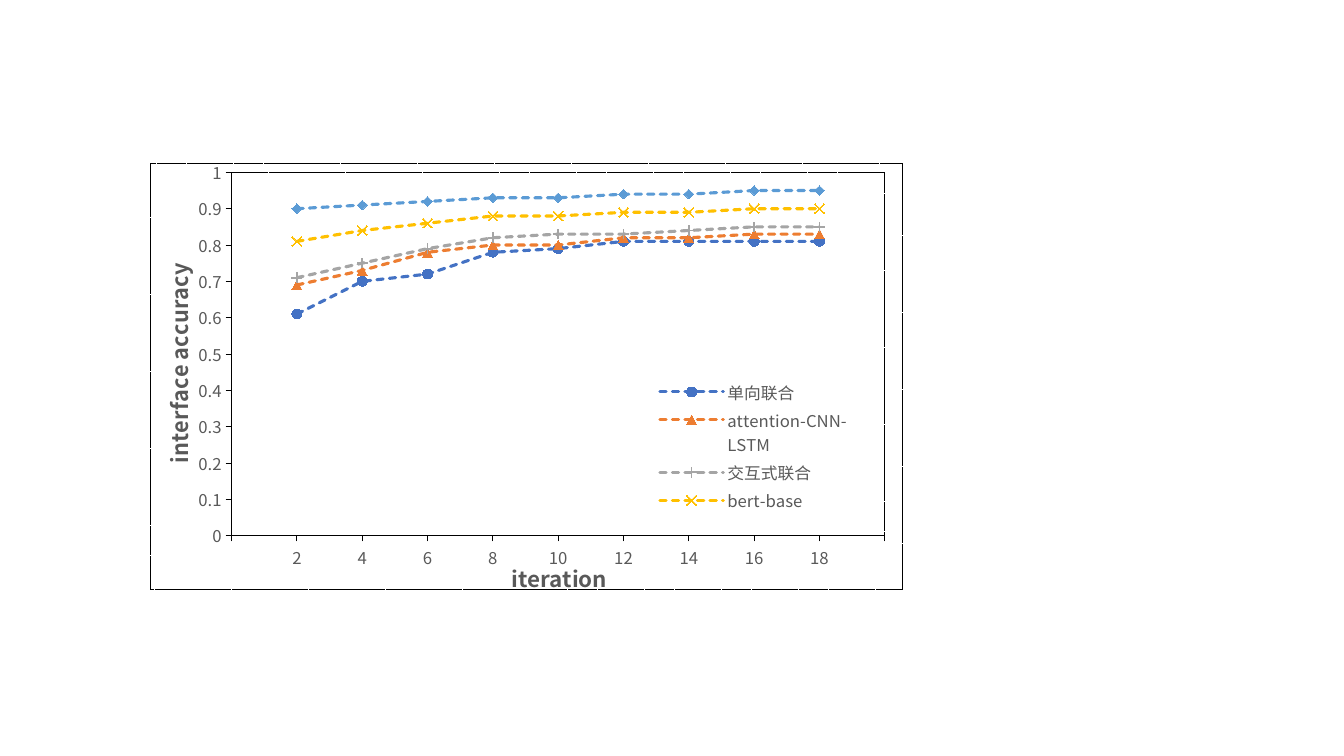
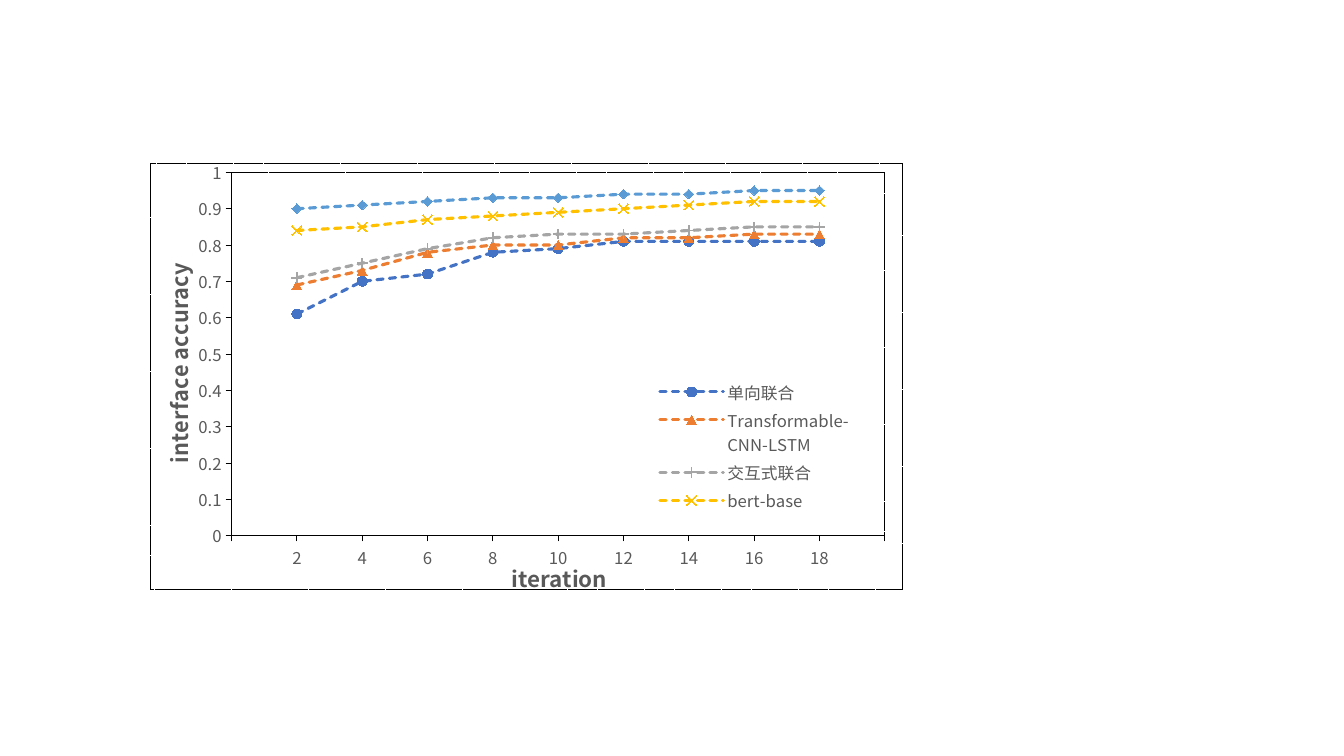
Before and after one commit to weixiao2333/zjuthesis-mphil, a slide deck: slide 17 of 论文图.pptx. Drawn at 1344x756 pixels with LibreOffice and Linux fonts; fonts in the diff are those of the drawing. Boxes give left, top, right and bottom in pixels: in the first picture for what was removed or moved away, otherwise in the second. Text is boxed around its words. In the diff, an @@ line names an element or a change of style, - is before the commit and + after.

```diff
--- a/论文图.pptx
+++ b/论文图.pptx
@@ line chart at box(150, 160, 902, 600) @@
-attention-CNN-LSTM: -, 0.69, 0.73, 0.78, 0.8, 0.8, 0.82, 0.82, 0.83, 0.83, -
+Transformable-CNN-LSTM: -, 0.69, 0.73, 0.78, 0.8, 0.8, 0.82, 0.82, 0.83, 0.83, -
-bert-base: -, 0.81, 0.84, 0.86, 0.88, 0.88, 0.89, 0.89, 0.9, 0.9, -
+bert-base: -, 0.84, 0.85, 0.87, 0.88, 0.89, 0.9, 0.91, 0.92, 0.92, -
```
